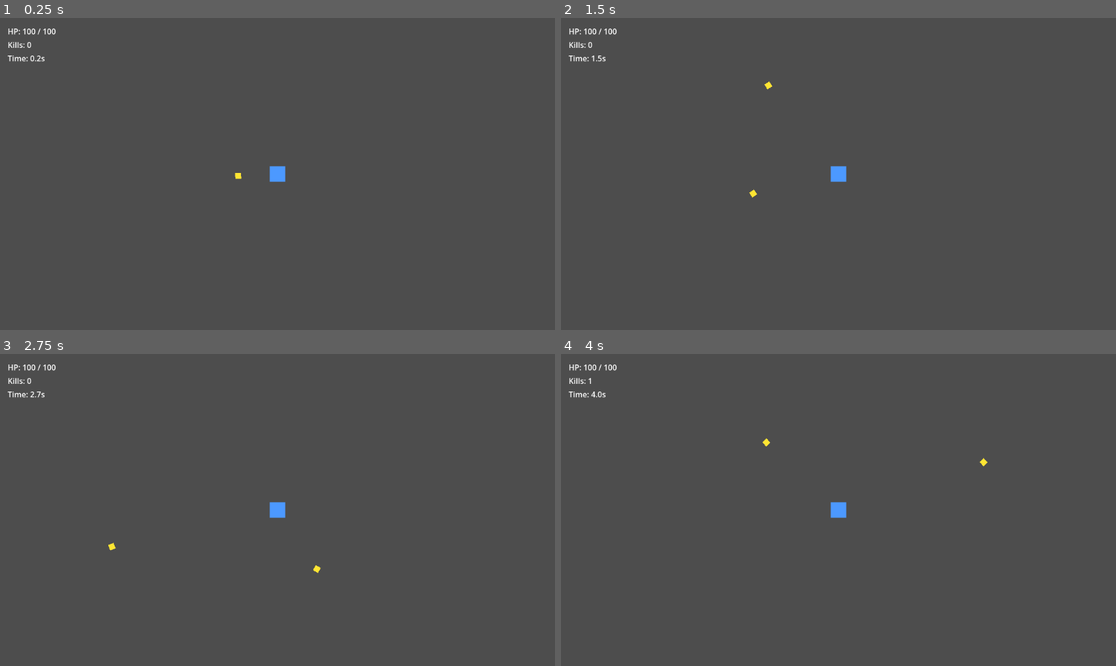
Above: before the commit, frames 1-4 (two rows, left to right).
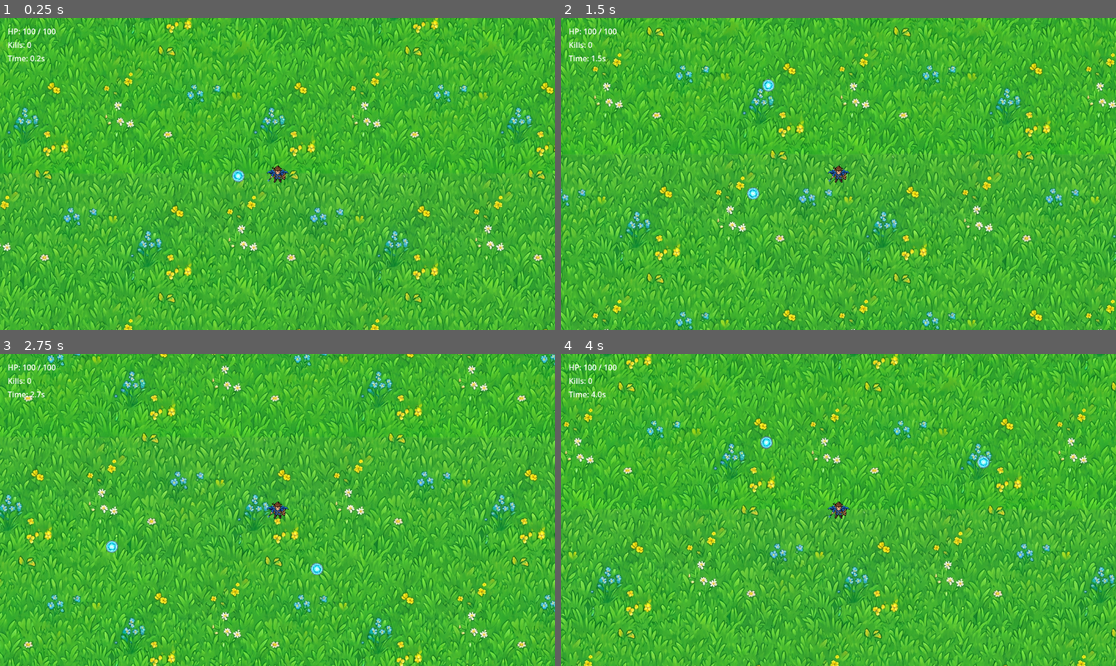
Above: after the commit, the same moments.

Repository: SummerEngine/template-2d-vampire-survivor-roguelike
Game: Godot game, scene res://main.tscn
Two runs of this game, one before a commit and one after it. Both use one fixed random seed, a clock stepped at 60 frames per second and the inputs below.
Inputs:
- Up to frame 1 (0.25 s): no input
- Up to frame 2 (1.5 s): hold D 0.53-1.28 s; hold R 0.53-1.28 s; hold S from 1.28 s (still down); tap R at 1.35 s
- Up to frame 3 (2.75 s): release S at 2.03 s; hold D from 2.03 s (still down); hold R from 2.03 s (still down)
- Up to frame 4 (4 s): release D at 2.78 s; release R at 2.78 s; hold W 2.78-3.53 s; tap R at 2.85 s; hold A from 3.53 s (still down); hold R from 3.53 s (still down)

The runs differ from the first frame. In frame 1, 100% of the frame differs, in the area x 0-100%, y 0-100%; in frame 2, 100%; in frame 3, 100%; in frame 4, 100%.

Commit message:
feat: wire generated sprites + grass ground, fix transparency, lower homing damage
- Add player/enemy/projectile sprites and tiled grass ground
- Key out baked-in checkerboard from generated PNGs -> true alpha
- Homing missile damage 30 -> 10 (no longer one-shots)

Co-Authored-By: Claude Opus 4.8 (1M context) <noreply@anthropic.com>

Diff:
--- a/main.tscn
+++ b/main.tscn
@@ -1,8 +1,9 @@
-[gd_scene load_steps=6 format=3]
+[gd_scene format=3 uid="uid://b2shy42j7ph4y"]
 
-[ext_resource type="Script" path="res://scripts/main.gd" id="1"]
+[ext_resource type="Script" uid="uid://bvat6ahken87x" path="res://scripts/main.gd" id="1"]
 [ext_resource type="PackedScene" path="res://scenes/player.tscn" id="2"]
-[ext_resource type="Script" path="res://scripts/enemy_spawner.gd" id="3"]
+[ext_resource type="Script" uid="uid://d237b8v5djxo2" path="res://scripts/enemy_spawner.gd" id="3"]
+[ext_resource type="Texture2D" uid="uid://cjvo3dx32gsjb" path="res://assets/grass.png" id="4"]
 
 [sub_resource type="RectangleShape2D" id="h_wall"]
 size = Vector2(3200, 40)
@@ -10,85 +11,103 @@
 [sub_resource type="RectangleShape2D" id="v_wall"]
 size = Vector2(40, 3200)
 
-[node name="Game" type="Node2D"]
+[node name="Game" type="Node2D" unique_id=64589296]
 process_mode = 3
 script = ExtResource("1")
 
-[node name="World" type="Node2D" parent="."]
+[node name="World" type="Node2D" parent="." unique_id=75969631]
 
-[node name="Walls" type="StaticBody2D" parent="World"]
+[node name="Ground" type="Sprite2D" parent="World" unique_id=941980948]
+texture_repeat = 2
+texture = ExtResource("4")
+region_enabled = true
+region_rect = Rect2(-1500, -1500, 3000, 3000)
+
+[node name="Walls" type="StaticBody2D" parent="World" unique_id=57060376]
 collision_layer = 4
 collision_mask = 0
 
-[node name="Top" type="CollisionShape2D" parent="World/Walls"]
+[node name="Top" type="CollisionShape2D" parent="World/Walls" unique_id=1052644195]
 position = Vector2(0, -1500)
 shape = SubResource("h_wall")
 
-[node name="Bottom" type="CollisionShape2D" parent="World/Walls"]
+[node name="Bottom" type="CollisionShape2D" parent="World/Walls" unique_id=24845544]
 position = Vector2(0, 1500)
 shape = SubResource("h_wall")
 
-[node name="Left" type="CollisionShape2D" parent="World/Walls"]
+[node name="Left" type="CollisionShape2D" parent="World/Walls" unique_id=258971620]
 position = Vector2(-1500, 0)
 shape = SubResource("v_wall")
 
-[node name="Right" type="CollisionShape2D" parent="World/Walls"]
+[node name="Right" type="CollisionShape2D" parent="World/Walls" unique_id=2044612635]
 position = Vector2(1500, 0)
 shape = SubResource("v_wall")
 
-[node name="Player" parent="." instance=ExtResource("2")]
-process_mode = 1
-position = Vector2(0, 0)
-
-[node name="Enemies" type="Node2D" parent="."]
+[node name="Player" parent="." unique_id=311245107 instance=ExtResource("2")]
 process_mode = 1
 
-[node name="Projectiles" type="Node2D" parent="."]
+[node name="Enemies" type="Node2D" parent="." unique_id=2021059568]
 process_mode = 1
 
-[node name="EnemySpawner" type="Node" parent="."]
+[node name="Projectiles" type="Node2D" parent="." unique_id=417716429]
+process_mode = 1
+
+[node name="EnemySpawner" type="Node" parent="." unique_id=390362922]
 process_mode = 1
 script = ExtResource("3")
 
-[node name="UI" type="CanvasLayer" parent="."]
+[node name="UI" type="CanvasLayer" parent="." unique_id=674777950]
 
-[node name="HUD" type="Control" parent="UI"]
+[node name="HUD" type="Control" parent="UI" unique_id=1046727913]
+layout_mode = 3
+anchors_preset = 15
 anchor_right = 1.0
 anchor_bottom = 1.0
+grow_horizontal = 2
+grow_vertical = 2
 
-[node name="HealthLabel" type="Label" parent="UI/HUD"]
+[node name="HealthLabel" type="Label" parent="UI/HUD" unique_id=405767232]
+layout_mode = 0
 offset_left = 16.0
 offset_top = 16.0
 offset_right = 300.0
 offset_bottom = 40.0
 text = "HP"
 
-[node name="KillsLabel" type="Label" parent="UI/HUD"]
+[node name="KillsLabel" type="Label" parent="UI/HUD" unique_id=1861085323]
+layout_mode = 0
 offset_left = 16.0
 offset_top = 44.0
 offset_right = 300.0
 offset_bottom = 68.0
 text = "Kills: 0"
 
-[node name="TimeLabel" type="Label" parent="UI/HUD"]
+[node name="TimeLabel" type="Label" parent="UI/HUD" unique_id=994344640]
+layout_mode = 0
 offset_left = 16.0
 offset_top = 72.0
 offset_right = 300.0
 offset_bottom = 96.0
 text = "Time: 0.0s"
 
-[node name="GameOverPanel" type="Control" parent="UI"]
+[node name="GameOverPanel" type="Control" parent="UI" unique_id=1735243368]
+layout_mode = 3
+anchors_preset = 15
 anchor_right = 1.0
 anchor_bottom = 1.0
+grow_horizontal = 2
+grow_vertical = 2
 
-[node name="Background" type="ColorRect" parent="UI/GameOverPanel"]
+[node name="Background" type="ColorRect" parent="UI/GameOverPanel" unique_id=970224384]
+layout_mode = 0
 anchor_right = 1.0
 anchor_bottom = 1.0
 color = Color(0, 0, 0, 0.6)
 
-[node name="ResultLabel" type="Label" parent="UI/GameOverPanel"]
+[node name="ResultLabel" type="Label" parent="UI/GameOverPanel" unique_id=1632720635]
+layout_mode = 0
 anchor_right = 1.0
 anchor_bottom = 1.0
+text = "GAME OVER"
 horizontal_alignment = 1
 vertical_alignment = 1
-text = "GAME OVER"
--- a/project.godot
+++ b/project.godot
@@ -1,11 +1,27 @@
+; Engine configuration file.
+; It's best edited using the editor UI and not directly,
+; since the parameters that go here are not all obvious.
+;
+; Format:
+;   [section] ; section goes between []
+;   param=value ; assign values to parameters
+
 config_version=5
+
+[animation]
+
+compatibility/default_parent_skeleton_in_mesh_instance_3d=true
 
 [application]
 
 config/name="vampire survivors"
 run/main_scene="res://main.tscn"
-config/features=PackedStringArray("4.3", "Forward Plus")
+config/features=PackedStringArray("4.6", "Forward Plus")
 config/icon="res://icon.svg"
+
+[dotnet]
+
+project/assembly_name="vampire survivors"
 
 [layer_names]
 
--- a/resources/weapons/homing_missile.tres
+++ b/resources/weapons/homing_missile.tres
@@ -6,7 +6,7 @@
 script = ExtResource("1")
 fire_rate = 1.0
 targeting_mode = 0
-damage = 30.0
+damage = 10.0
 projectile_speed = 300.0
 homing = true
 lifetime = 3.0
--- a/scenes/enemy.tscn
+++ b/scenes/enemy.tscn
@@ -1,6 +1,7 @@
-[gd_scene load_steps=3 format=3]
+[gd_scene load_steps=4 format=3]
 
 [ext_resource type="Script" path="res://scripts/enemy.gd" id="1"]
+[ext_resource type="Texture2D" path="res://assets/enemy.png" id="2"]
 
 [sub_resource type="CircleShape2D" id="shape"]
 radius = 14.0
@@ -10,9 +11,9 @@
 collision_mask = 4
 script = ExtResource("1")
 
-[node name="Placeholder" type="Polygon2D" parent="."]
-color = Color(0.85, 0.2, 0.2, 1)
-polygon = PackedVector2Array(-14, -14, 14, -14, 14, 14, -14, 14)
+[node name="Sprite2D" type="Sprite2D" parent="."]
+texture = ExtResource("2")
+scale = Vector2(0.08, 0.08)
 
 [node name="CollisionShape2D" type="CollisionShape2D" parent="."]
 shape = SubResource("shape")
--- a/scenes/player.tscn
+++ b/scenes/player.tscn
@@ -1,7 +1,8 @@
-[gd_scene load_steps=5 format=3]
+[gd_scene load_steps=6 format=3]
 
 [ext_resource type="Script" path="res://scripts/player.gd" id="1"]
 [ext_resource type="Script" path="res://scripts/weapon_system.gd" id="2"]
+[ext_resource type="Texture2D" path="res://assets/player.png" id="3"]
 
 [sub_resource type="CircleShape2D" id="body"]
 radius = 16.0
@@ -14,9 +15,9 @@
 collision_mask = 4
 script = ExtResource("1")
 
-[node name="Placeholder" type="Polygon2D" parent="."]
-color = Color(0.3, 0.6, 1, 1)
-polygon = PackedVector2Array(-16, -16, 16, -16, 16, 16, -16, 16)
+[node name="Sprite2D" type="Sprite2D" parent="."]
+texture = ExtResource("3")
+scale = Vector2(0.09, 0.09)
 
 [node name="CollisionShape2D" type="CollisionShape2D" parent="."]
 shape = SubResource("body")
--- a/scenes/projectile.tscn
+++ b/scenes/projectile.tscn
@@ -1,6 +1,7 @@
-[gd_scene load_steps=3 format=3]
+[gd_scene load_steps=4 format=3]
 
 [ext_resource type="Script" path="res://scripts/projectile.gd" id="1"]
+[ext_resource type="Texture2D" path="res://assets/projectile.png" id="2"]
 
 [sub_resource type="CircleShape2D" id="shape"]
 radius = 6.0
@@ -10,9 +11,9 @@
 collision_mask = 2
 script = ExtResource("1")
 
-[node name="Placeholder" type="Polygon2D" parent="."]
-color = Color(1, 0.9, 0.2, 1)
-polygon = PackedVector2Array(-6, -6, 6, -6, 6, 6, -6, 6)
+[node name="Sprite2D" type="Sprite2D" parent="."]
+texture = ExtResource("2")
+scale = Vector2(0.06, 0.06)
 
 [node name="CollisionShape2D" type="CollisionShape2D" parent="."]
 shape = SubResource("shape")
Binary file added: assets/enemy.png
Not shown, added: assets/enemy.png.import
Binary file added: assets/grass.png
Not shown, added: assets/grass.png.import
Binary file added: assets/player.png
Not shown, added: assets/player.png.import
Binary file added: assets/projectile.png
Not shown, added: assets/projectile.png.import
Not shown, added: scripts/enemy.gd.uid
Not shown, added: scripts/enemy_spawner.gd.uid
Not shown, added: scripts/main.gd.uid
Not shown, added: scripts/player.gd.uid
(and 5 more such lines)
